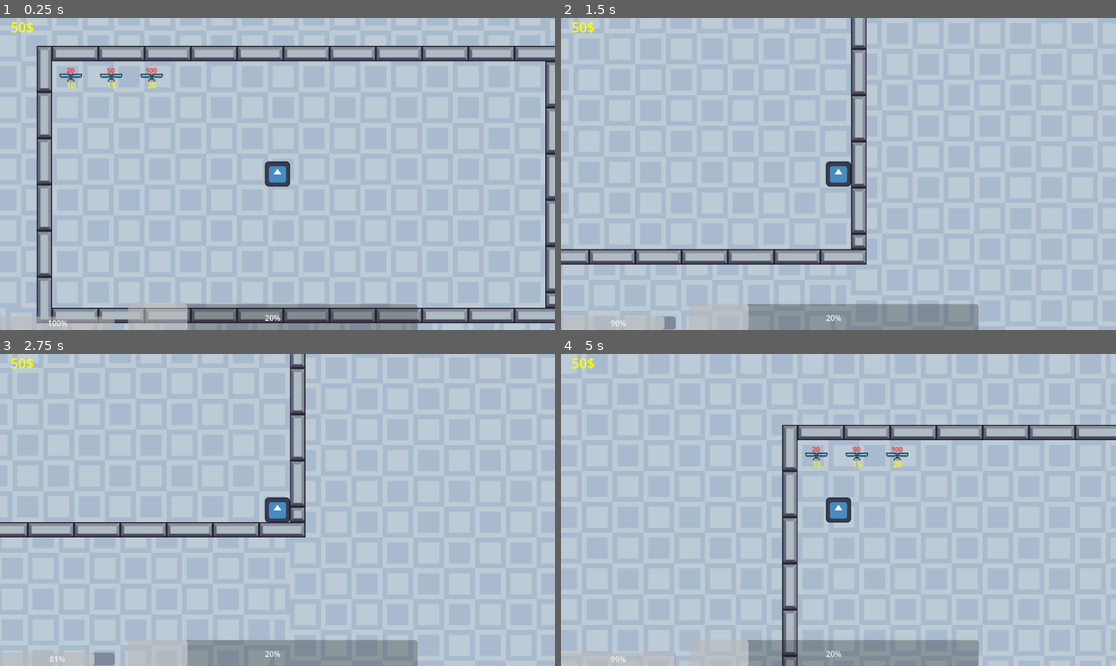
Above: before the commit, frames 1-4 (two rows, left to right).
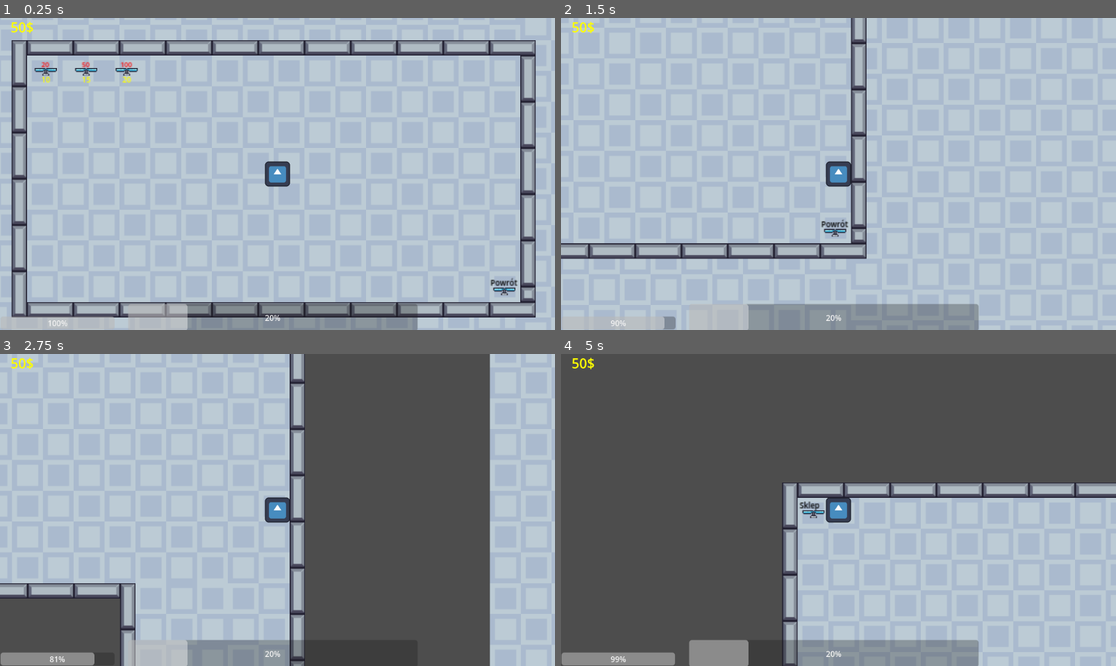
Above: after the commit, the same moments.

Repository: Gigabajt000/magiczne-r-czki
Game: Godot game, scene res://World/Main.tscn
The game is run twice, just before and just after one commit, with the same random seed, the same clock (stepped at 60 frames per second) and the same inputs. The engine's default icon, where the game draws it, is replaced by a stand-in: a white triangle on a blue panel in a dark square.
Inputs:
- Up to frame 1 (0.25 s): no input
- Up to frame 2 (1.5 s): tap Enter at 0.5 s; hold D (move_right) 0.53-1.28 s; hold Shift (sprint) 0.53-1.28 s; hold S (move_down) from 1.28 s (still down); tap Shift (sprint) at 1.35 s
- Up to frame 3 (2.75 s): release S (move_down) at 2.03 s; hold D (move_right) from 2.03 s (still down); hold Shift (sprint) from 2.03 s (still down)
- Up to frame 4 (5 s): release D (move_right) at 2.78 s; release Shift (sprint) at 2.78 s; hold W (move_up) 2.78-3.53 s; tap Shift (sprint) at 2.85, 4.35 s; hold Shift (sprint) 3.53-4.28 s; hold A (move_left) from 3.53 s (still down)

The runs differ from the first frame. In frame 1, 16% of the frame differs, in the area x 2-100%, y 7-98%; in frame 2, 3.6%; in frame 3, 42%; in frame 4, 66%, in the area x 0-100%, y 0-100%.

Commit message:
teleporty

Diff:
--- /dev/null
+++ b/Tile_Map/powrót_z_sklepu.gd
@@ -0,0 +1,15 @@
+extends Node2D
+
+@export var player: CharacterBody2D
+
+@export var x: int
+@export var y: int
+
+@export var napis: String
+@export var label: Label
+func _ready():
+	label.text = napis
+
+func _on_area_2d_body_entered(body):
+	player.position.x = x
+	player.position.y = y
--- /dev/null
+++ b/Tile_Map/powrót_z_sklepu.tscn
@@ -0,0 +1,40 @@
+[gd_scene load_steps=5 format=3 uid="uid://dtbp1ybitey7m"]
+
+[ext_resource type="Script" path="res://Tile_Map/powrót_z_sklepu.gd" id="1_k2018"]
+[ext_resource type="Texture2D" uid="uid://behepbj30kd1y" path="res://Art/z neta/Traps/Fan/Off.png" id="2_rmo4c"]
+
+[sub_resource type="RectangleShape2D" id="RectangleShape2D_qoswe"]
+size = Vector2(20, 8)
+
+[sub_resource type="LabelSettings" id="LabelSettings_ubcim"]
+font_size = 8
+font_color = Color(0, 0, 0, 1)
+
+[node name="Powrót" type="Node2D" node_paths=PackedStringArray("label")]
+script = ExtResource("1_k2018")
+label = NodePath("Label")
+
+[node name="Sprite2D" type="Sprite2D" parent="."]
+texture = ExtResource("2_rmo4c")
+
+[node name="Area2D" type="Area2D" parent="Sprite2D"]
+
+[node name="CollisionShape2D" type="CollisionShape2D" parent="Sprite2D/Area2D"]
+shape = SubResource("RectangleShape2D_qoswe")
+
+[node name="Label" type="Label" parent="."]
+anchors_preset = 7
+anchor_left = 0.5
+anchor_top = 1.0
+anchor_right = 0.5
+anchor_bottom = 1.0
+offset_left = -14.0
+offset_top = -15.0
+offset_right = 14.0
+grow_horizontal = 2
+grow_vertical = 0
+size_flags_vertical = 0
+text = "Powrót"
+label_settings = SubResource("LabelSettings_ubcim")
+
+[connection signal="body_entered" from="Sprite2D/Area2D" to="." method="_on_area_2d_body_entered"]
--- a/World/Main.tscn
+++ b/World/Main.tscn
@@ -7,11 +7,12 @@
 [ext_resource type="PackedScene" uid="uid://orcbkoyc14vj" path="res://Tile_Map/Tile_Map_Swiat.tscn" id="4_w4ma6"]
 [ext_resource type="PackedScene" uid="uid://gj412ww027pa" path="res://Enemy/enemy.tscn" id="6_vt8o6"]
 [ext_resource type="PackedScene" uid="uid://cvaomg8n4bwmc" path="res://Tile_Map/sklepik.tscn" id="7_ycmr2"]
+[ext_resource type="PackedScene" uid="uid://dtbp1ybitey7m" path="res://Tile_Map/powrót_z_sklepu.tscn" id="8_pgsm2"]
 
 [node name="Main" type="Node2D"]
 
 [node name="Player" parent="." instance=ExtResource("1_ajl52")]
-position = Vector2(-4699, -400)
+position = Vector2(-4673, -394)
 
 [node name="CanvasLayer" type="CanvasLayer" parent="."]
 
@@ -34,3 +35,17 @@
 
 [node name="Sklepik" parent="." instance=ExtResource("7_ycmr2")]
 position = Vector2(-4677, -389)
+
+[node name="Powrót_Z_Sklepu" parent="Sklepik" node_paths=PackedStringArray("player") instance=ExtResource("8_pgsm2")]
+position = Vector2(239, 117)
+player = NodePath("../../Player")
+x = -3100
+y = -570
+napis = "Powrót"
+
+[node name="Powrót" parent="Sklepik" node_paths=PackedStringArray("player") instance=ExtResource("8_pgsm2")]
+position = Vector2(1337, -284)
+player = NodePath("../../Player")
+x = -4700
+y = -400
+napis = "Sklep"
Not shown: 1 places in World/Main.tscn that only renumber resources
